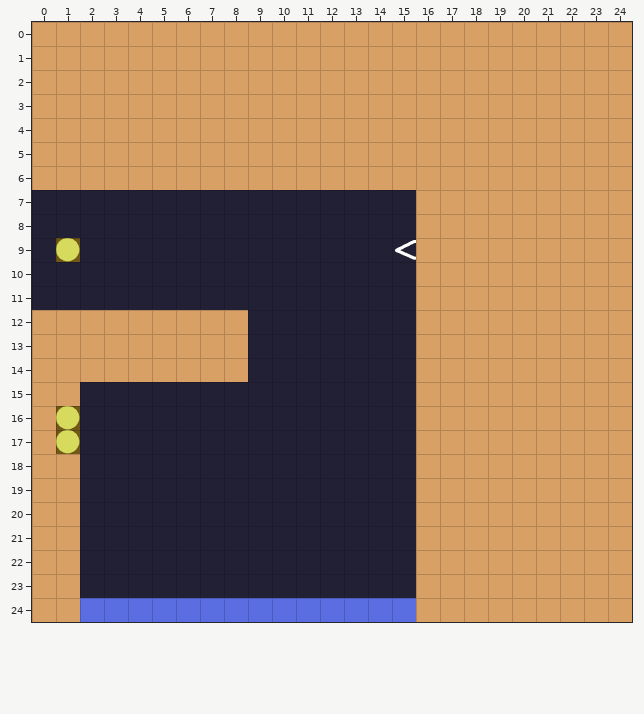
A Tiled map gets an edit: resources/maps/testMap.tmx. Above is the file before it was changed.
Cells are 64x64 px. Shown: x 0..24, y 0..24.
The result:
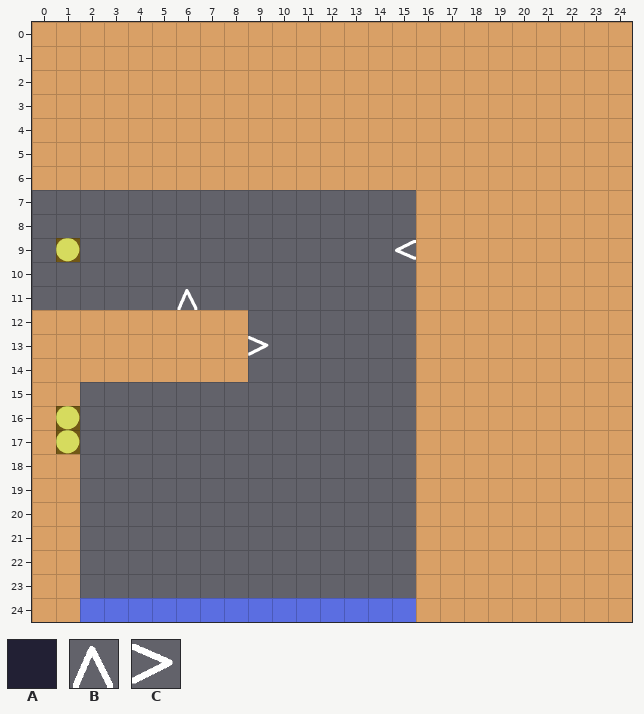
Key: from "tempTileset": A 2, B 5, C 6.
_ is an empty cell.
The exact change:
Layer "background":
y 7..8: x 0..15 AAAAAAAAAAAAAAAA -> ________________
y 9: x 0 A -> _; x 2..15 AAAAAAAAAAAAAA -> ______________
y 10..11: x 0..15 AAAAAAAAAAAAAAAA -> ________________
y 12..14: x 9..15 AAAAAAA -> _______
y 15..23: x 2..15 AAAAAAAAAAAAAA -> ______________
Layer "tilter":
y 11: x 6 _ -> B
y 13: x 9 _ -> C
Changed places in both pictures, as pixel boxes (x1, y1, x2, y2):
changed: (32, 190, 416, 598)
